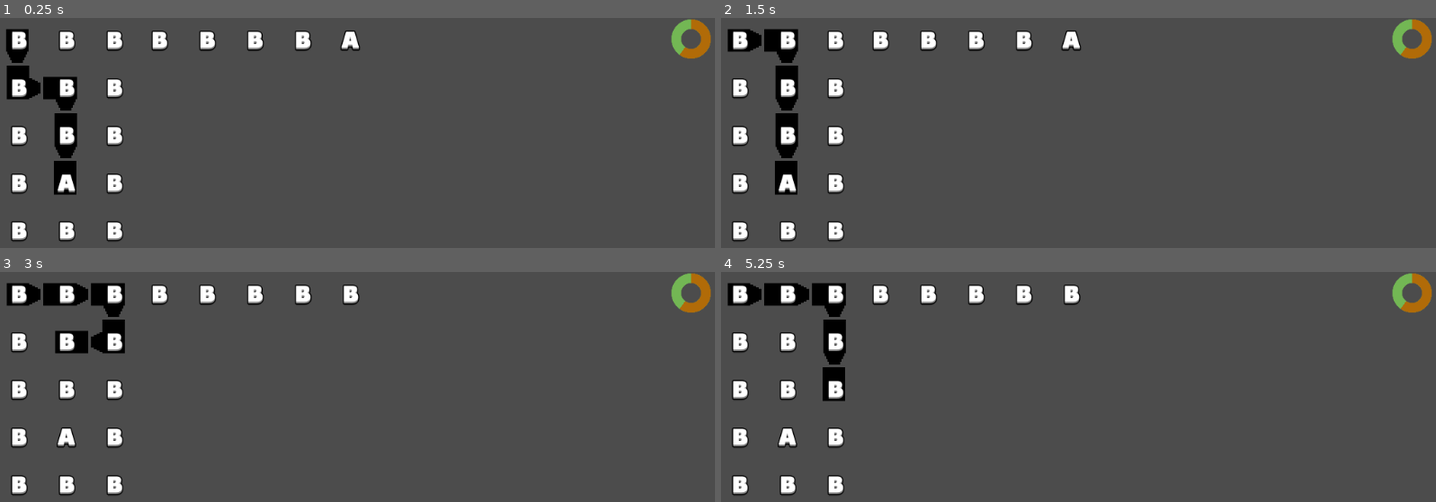
Above: before the commit, frames 1-4 (two rows, left to right).
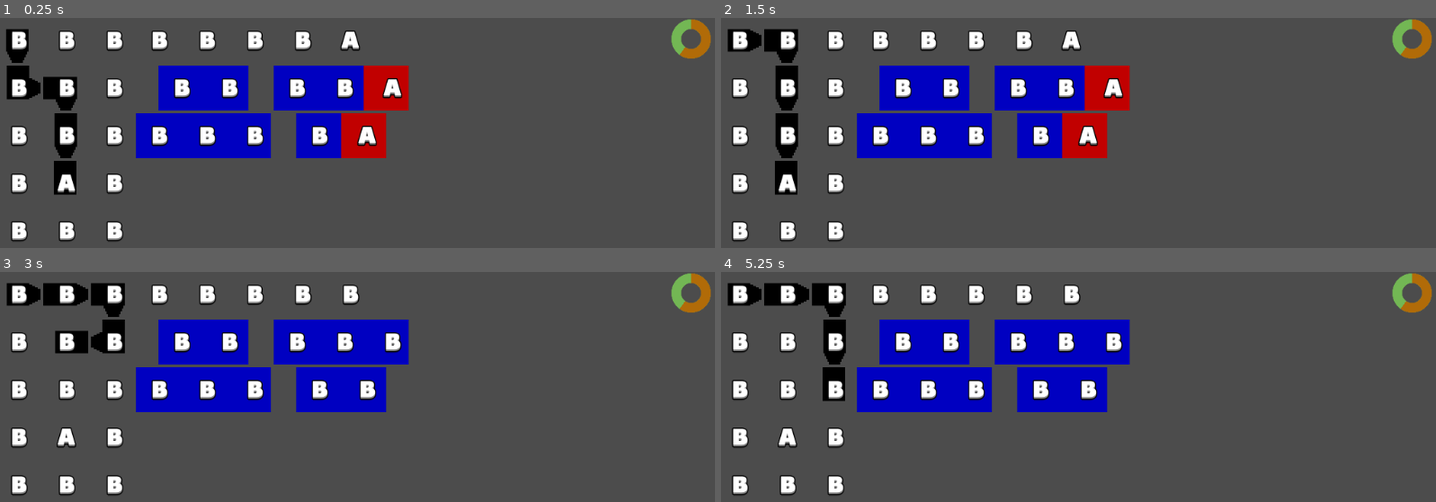
Above: after the commit, the same moments.

Repository: Pe3Hu/uri
Game: Godot game, scene res://scenes/Game.tscn
Two runs of this game, one before a commit and one after it. Both use one fixed random seed, a clock stepped at 60 frames per second and the inputs below.
Inputs (mouse positions are in pixels of both pictures, inside the frame that each line leads up to):
- Up to frame 1 (0.25 s): no input
- Up to frame 2 (1.5 s): tap Enter at 0.5 s; move the mouse to (1235, 206) at 0.52 s; click (1235, 206) at 0.67 s; tap Space at 1.25 s; move the mouse to (outside the picture) at 1.27 s; hold S from 1.28 s (still down)
- Up to frame 3 (3 s): tap Enter at 2 s; move the mouse to (429, 389) at 2.02 s; release S at 2.03 s; tap Space at 2.75 s; move the mouse to (outside the picture) at 2.77 s; click (outside the picture) at 2.92 s
- Up to frame 4 (5.25 s): tap Enter at 3.5 s; move the mouse to (outside the picture) at 3.52 s; hold S from 3.53 s (still down); tap Space at 4.25 s; move the mouse to (856, 419) at 4.27 s; move the mouse to (1114, 481) at 5.02 s; click (1114, 481) at 5.17 s

The runs differ from the first frame. In frame 1, 12% of the frame differs, in the area x 18-58%, y 20-61%; in frame 2, 12%; in frame 3, 12%; in frame 4, 12%.

Commit message:
update version 0.005
1. Syllable update

Diff:
--- a/project.godot
+++ b/project.godot
@@ -39,7 +39,7 @@
 "language": "GDScript",
 "path": "res://scenes/Livre/Livre.gd"
 }, {
-"base": "Control",
+"base": "VBoxContainer",
 "class": "Mot",
 "language": "GDScript",
 "path": "res://scenes/Mot/Mot.gd"
--- a/scenes/Mot/Mot.gd
+++ b/scenes/Mot/Mot.gd
@@ -1,8 +1,9 @@
-extends Control
+extends VBoxContainer
 class_name Mot
 
 
 const lettre_scene = preload("res://scenes/Lettre/Lettre.tscn")
+const syllable_scene = preload("res://scenes/Syllabe/Syllabe.tscn")
 
 var cols = 5
 var anchor: Vector2 = Vector2.ZERO
@@ -12,23 +13,29 @@
 
 
 func _ready():
-	$Permutations/Word.columns = cols
+	$Word.columns = cols
 	init_empty_lettres()
 
 
 func init_empty_lettres() -> void:
 	for _i in cols:
 		var new_lettre = lettre_scene.instance()
-		$Permutations/Word.add_child(new_lettre)
+		$Word.add_child(new_lettre)
 
 
 func fill_lettres() -> void:
+	for child in get_children():
+		if child != $Word:
+			child.queue_free()
+
 	for _i in lettres.size():
-		var child = $Permutations/Word.get_child(_i)
+		var child = $Word.get_child(_i)
 		child.set_frame(lettres[_i].get_frame())
 
 	var sizes = get_all_sizes()
 	get_all_syllabes(sizes)
+	fill_permutations()
+	print()
 
 
 func get_all_sizes() -> Array:
@@ -71,3 +78,24 @@
 
 	for sizes in sizes_:
 		permutations.append_array(Global.get_all_perms(sizes))
+
+
+func fill_permutations() -> void:
+	for permutation in permutations:
+		var new_permutation = GridContainer.new()
+		var index = 0
+
+		for size in permutation:
+			var new_syllable = syllable_scene.instance()
+			var data = {}
+			data.frames = []
+
+			for _i in range(index,index+size):
+				data.frames.append(lettres[_i].get_frame())
+
+			new_syllable.set_data(data)
+			new_permutation.add_child(new_syllable)
+			index += size
+
+		new_permutation.columns = permutation.size()
+		add_child(new_permutation)
--- a/scenes/Mot/Mot.tscn
+++ b/scenes/Mot/Mot.tscn
@@ -2,12 +2,7 @@
 
 [ext_resource path="res://scenes/Mot/Mot.gd" type="Script" id=1]
 
-[node name="Mot" type="Control"]
+[node name="Mot" type="VBoxContainer"]
 script = ExtResource( 1 )
 
-[node name="Permutations" type="VBoxContainer" parent="."]
-margin_right = 40.0
-margin_bottom = 40.0
-
-[node name="Word" type="GridContainer" parent="Permutations"]
-margin_right = 40.0
+[node name="Word" type="GridContainer" parent="."]
--- a/scenes/Syllabe/Syllabe.gd
+++ b/scenes/Syllabe/Syllabe.gd
@@ -2,9 +2,10 @@
 class_name Syllable
 
 
+const lettre_scene = preload("res://scenes/Lettre/Lettre.tscn")
+
 var style = ""
 var precedence = ""
-var value = ""
 var letters = []
 #"AA","AB","BA","BB","AAA","AAB","ABA","ABB","BAA","BAB","BBA","BBB"
 #	match style:
@@ -21,25 +22,41 @@
 #			#"AAB","ABB","BAA","BBA"
 #			pass
 
+func set_data(data_: Dictionary) -> void:
+	$Lettres.columns = data_.frames.size()
 
-func set_value(value_: String) -> void:
-	letters = []
-	value = value_
+	if $Lettres.columns == 2:
+		$Lettres.rect_position.x += 32
 
-	for letter in value:
-		letters.append(letter)
+	for frame in data_.frames:
+		var new_lettre = lettre_scene.instance()
+		new_lettre.set_frame(frame)
+		letters.append(new_lettre.value)
+		$Lettres.add_child(new_lettre)
 
 	set_style()
 
 func set_style() -> void:
 	match letters.size():
 		2:
-			if letters.front().vowel == letters.back().vowel:
+			if $Lettres.get_children().front().vowel == $Lettres.get_children().back().vowel:
 				style = "Balance"
 			else:
 				style = "Imbalance"
 		3:
-			if letters.front().vowel == letters.back().vowel:
+			if $Lettres.get_children().front().vowel == $Lettres.get_children().back().vowel:
 				style = "Symmetry"
 			else:
 				style = "Asymmetry"
+
+			$Sprite.frame += 4
+
+	var grade = 1
+
+	for _i in range($Lettres.get_child_count()-1,-1,-1):
+		var consonant = $Lettres.get_child(_i).consonant
+
+		if consonant:
+			$Sprite.frame += grade
+
+		grade *= 2
--- a/scenes/Syllabe/Syllabe.tscn
+++ b/scenes/Syllabe/Syllabe.tscn
@@ -4,12 +4,17 @@
 [ext_resource path="res://assets/syllables/syllables_tileset.png" type="Texture" id=2]
 
 [node name="Syllabe" type="Control"]
+margin_left = -96.0
+margin_top = -32.0
+margin_right = 96.0
+margin_bottom = 32.0
+rect_min_size = Vector2( 192, 64 )
 script = ExtResource( 1 )
-
-[node name="Lettres" type="GridContainer" parent="."]
 
 [node name="Sprite" type="Sprite" parent="."]
 texture = ExtResource( 2 )
+centered = false
 hframes = 4
 vframes = 3
-frame = 6
+
+[node name="Lettres" type="GridContainer" parent="."]
